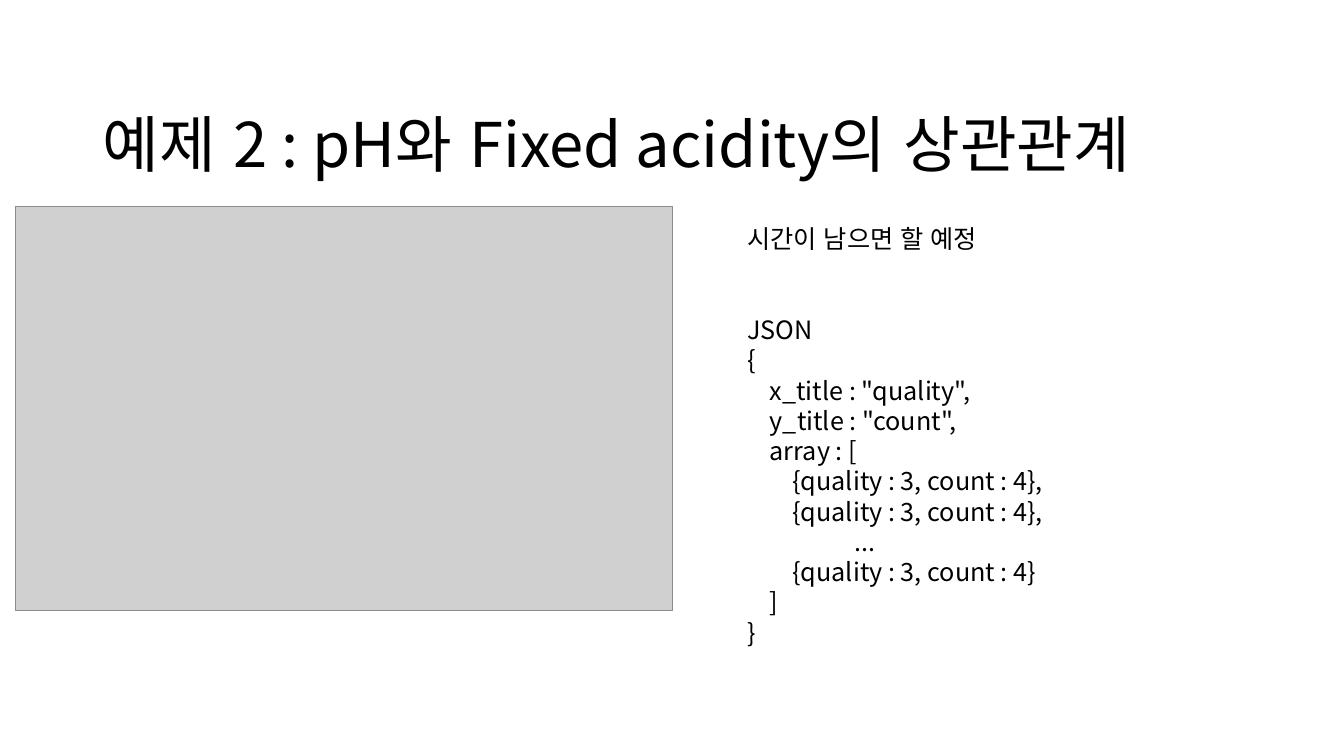
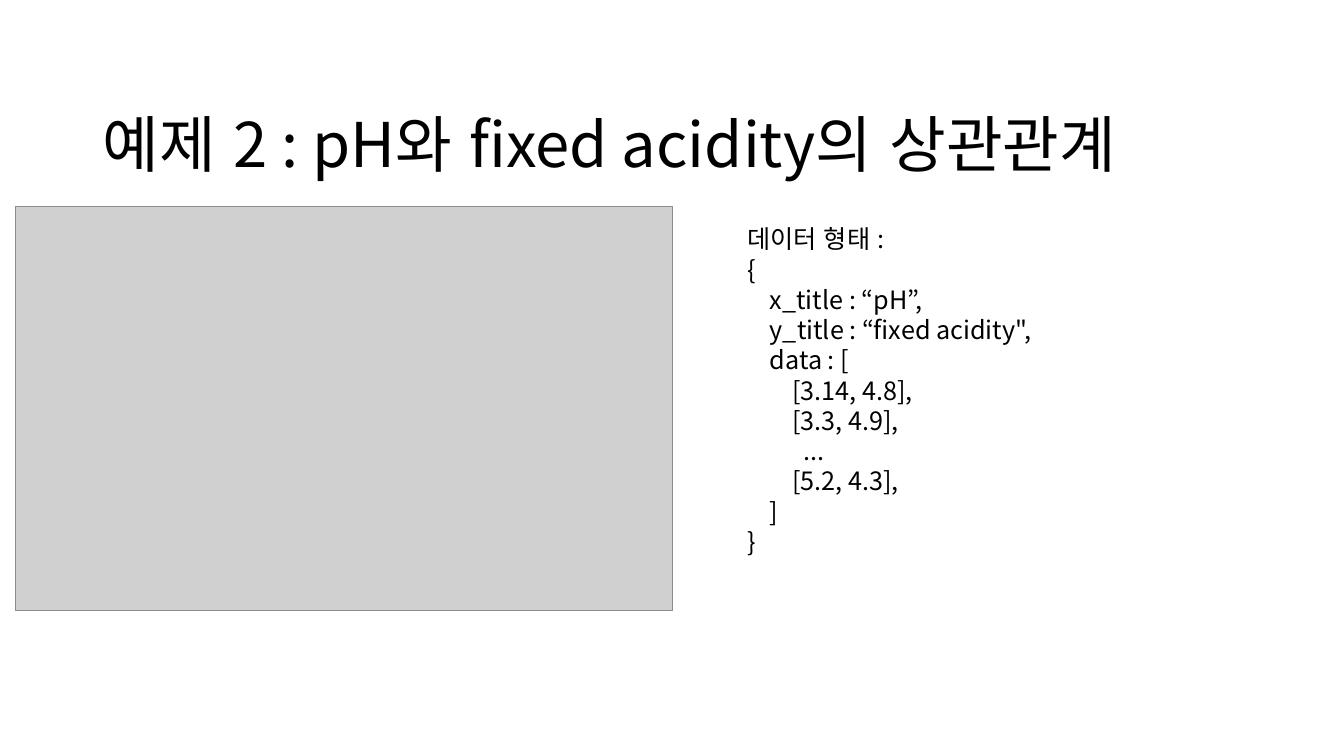
Before and after one commit to cumulus-kdy/sf_study, a slide deck: slide 2 of 인터페이스 가이드.pptx. Drawn at 1344x756 pixels with LibreOffice and Linux fonts; fonts in the diff are those of the drawing; grey boxes stand for pictures. Boxes give left, top, right and bottom in pixels: in the first picture for what was removed or moved away, otherwise in the second. Text is boxed around its words. In the diff, an @@ line names an element or a change of style, - is before the commit and + after.

```diff
--- a/인터페이스 가이드.pptx
+++ b/인터페이스 가이드.pptx
@@ text at (x1=102, y1=116, x2=1117, y2=182): text changed @@
-예제 2 : pH와 Fixed acidity의 상관관계
+예제 2 : pH와 fixed acidity의 상관관계
@@ text at (x1=747, y1=227, x2=870, y2=250): text changed @@
-시간이 남으면 할 예정
-JSON
+데이터 형태 :
@@ text at (x1=770, y1=289, x2=1031, y2=435): text changed @@
-x_title : "quality",
-y_title : "count",
-array : [
-{quality : 3, count : 4},
-{quality : 3, count : 4},
+x_title : “pH”,
+y_title : “fixed acidity",
+data : [
+[3.14, 4.8],
+[3.3, 4.9],
@@ text at (x1=792, y1=470, x2=898, y2=495): text changed @@
-{quality : 3, count : 4}
+[5.2, 4.3],
```
Also in this commit, not shown: 1 other slide changed.
